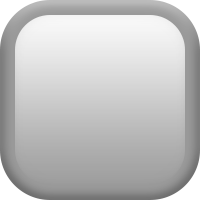
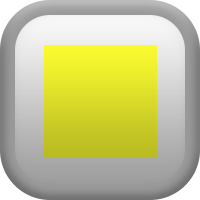
The second (200, 200) image is a revision of the first. Changes to its layers:
added layer "Rectangle 1" (80%) above "Rounded Rectangle 1" over [left=44, top=45, right=157, bottom=157]
